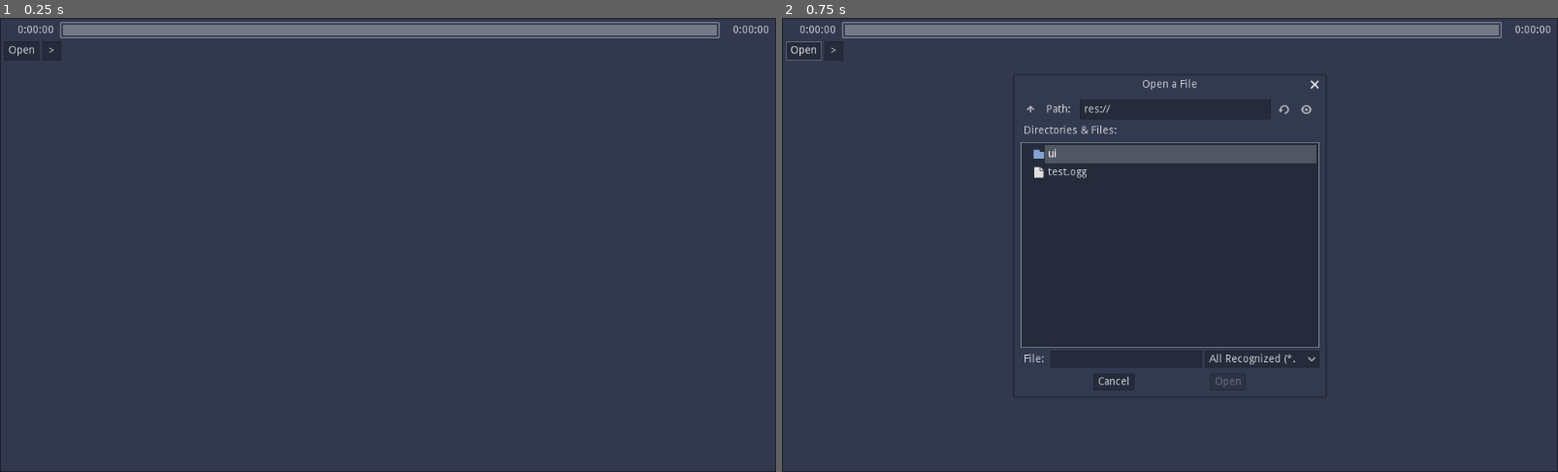
Above: before the commit, frames 1-2 (left to right).
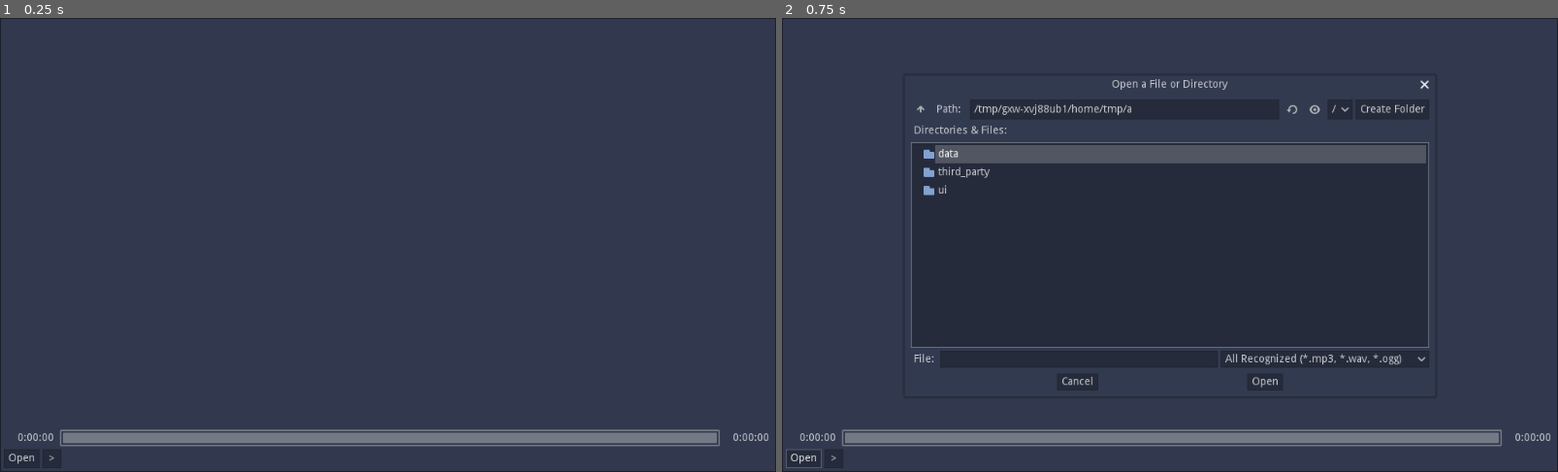
Above: after the commit, the same moments.

Repository: Wcubed/simple_music_player
Game: Godot game, scene res://ui/main.tscn
The game is run twice, just before and just after one commit, with the same random seed, the same clock (stepped at 60 frames per second) and the same inputs.
Inputs:
- Up to frame 1 (0.25 s): no input
- Up to frame 2 (0.75 s): click "Open" at 0.5 s

The runs differ from the first frame. In frame 1, 5.7% of the frame differs, in the area x 0-99%, y 0-100%; in frame 2, 8.6%.

Commit message:
+ Can load audio form disk. The pause button however is a bit bugged now.

Diff:
--- /dev/null
+++ b/data/playlist.gd
@@ -0,0 +1,79 @@
+extends Node
+
+const FILE_FILTERS := ["*.mp3", "*.wav", "*.ogg"]
+
+
+var Song := preload("song.gd")
+var _songs := []
+
+var _file_checker := File.new()
+
+var _currently_playing := -1
+
+# Called when the node enters the scene tree for the first time.
+func _ready():
+	pass # Replace with function body.
+
+
+func get_next_song_to_play() -> Object:
+	if _currently_playing < 0 or _currently_playing >= _songs.size() -1:
+		_currently_playing = 0
+	else:
+		_currently_playing += 1
+
+	if _songs.empty():
+		return null
+
+	return _songs[_currently_playing]
+
+
+func add_song(path: String):
+	if not _file_matches_filters(path):
+		print("File does not have a recognized extension, skipping: '%s'" % path)
+		return
+	if not _file_checker.file_exists(path):
+		print("File does not exist, skipping: '%s'" % path)
+		return
+
+	path = ProjectSettings.globalize_path(path)
+
+	# Check for duplicates
+	# TODO: can we do a quicker check, with a dictionary or something?
+	for song in _songs:
+		if song.path == path:
+			return
+
+	print("Adding: '%s'" % path)
+	var song := Song.new(path, path.get_file())
+	_songs.append(song)
+
+
+func add_songs(paths: Array):
+	for path in paths:
+		add_song(path)
+
+
+func add_songs_from_directory(path: String):
+	var dir := Directory.new()
+	dir.open(path)
+
+	dir.list_dir_begin(true)
+	var result := {}
+	while true:
+		var file: String = dir.get_next()
+		if file == "":
+			break
+		if _file_matches_filters(file):
+			add_song(path + "/" + file)
+
+	dir.list_dir_end()
+	return result
+
+
+func _file_matches_filters(path: String) -> bool:
+	var valid := false
+	for filter in FILE_FILTERS:
+		if path.matchn(filter):
+			valid = true
+			break
+	return valid
--- /dev/null
+++ b/data/playlist.tscn
@@ -0,0 +1,8 @@
+[gd_scene load_steps=2 format=2]
+
+[ext_resource path="res://data/playlist.gd" type="Script" id=1]
+
+[node name="Playlist" type="Node"]
+script = ExtResource( 1 )
+
+[node name="AudioImporter" type="Node" parent="."]
--- /dev/null
+++ b/data/song.gd
@@ -0,0 +1,8 @@
+extends Object
+
+var path: String
+var title: String
+
+func _init(new_path: String, new_title: String):
+	path = new_path
+	title = new_title
--- a/ui/main.gd
+++ b/ui/main.gd
@@ -1,37 +1,42 @@
 extends PanelContainer
-
-
-const FILE_FILTERS := ["*.mp3", "*.wav", "*.ogg"]
-
 
 var _stream_total_length: float = 0
 var _playback_time: float = 0
 
+onready var _playlist := $Playlist
+onready var _audio_importer := $AudioImporter
 
 onready var _stream_player := $AudioStreamPlayer
 onready var _update_timer := $UpdateTimer
 
-onready var _playback_controls := $PlaybackControls
+onready var _playback_controls := $VBoxContainer/PlaybackControls
 
-onready var _file_dialog := $FileDialog
+onready var _song_load_dialog := $SongLoadDialog
 
 
 # Called when the node enters the scene tree for the first time.
 func _ready():
-	_file_dialog.filters = FILE_FILTERS
+	_song_load_dialog.filters = _playlist.FILE_FILTERS
 
 
 func _show_file_popup():
-	_file_dialog.popup_centered(Vector2(410, 400))
+	_song_load_dialog.popup_centered(Vector2(700, 400))
 
 
-func _play_audio_file(path: String):
-	var audio_stream: AudioStream = load(path)
+func _play_next_song():
+	_play_song(_playlist.get_next_song_to_play())
+
+
+func _play_song(song: Object):
+	if song == null:
+		return
+
+	var audio_stream: AudioStream = _audio_importer.loadfile(song.path)
 	_stream_player.stream = audio_stream
 	_stream_total_length = audio_stream.get_length()
 	_playback_time = 0
 
-	_playback_controls.update_song_title(path)
+	_playback_controls.update_song_title(song.title)
 	_playback_controls.update_total_time(_stream_total_length)
 	_playback_controls.update_time_playing(_playback_time)
 
@@ -40,6 +45,7 @@
 
 func _play_audio():
 	if _stream_player.stream == null:
+		call_deferred("_play_next_song")
 		return
 
 	_update_timer.start()
@@ -59,10 +65,7 @@
 
 
 func _audio_finished():
-	_pause_audio()
-	# Show the progress as fininshed, but start from the beginning next time
-	_playback_controls.update_time_playing(_playback_time)
-	_playback_time = 0
+	_play_next_song()
 
 
 func _seek_timecode(seconds: float):
@@ -102,9 +105,6 @@
 	_seek_timecode(seconds)
 
 
-func _on_FileDialog_file_selected(path: String):
-	_play_audio_file(path)
-
 
 func _on_PlaybackControls_open_file_requested():
 	_show_file_popup()
@@ -112,3 +112,15 @@
 
 func _on_AudioStreamPlayer_finished():
 	_audio_finished()
+
+
+func _on_SongLoadDialog_file_selected(path: String):
+	_playlist.add_song(path)
+
+
+func _on_SongLoadDialog_files_selected(paths: Array):
+	_playlist.add_songs(paths)
+
+
+func _on_SongLoadDialog_dir_selected(dir: String):
+	_playlist.add_songs_from_directory(dir)
--- a/ui/main.tscn
+++ b/ui/main.tscn
@@ -1,8 +1,11 @@
-[gd_scene load_steps=4 format=2]
+[gd_scene load_steps=7 format=2]
 
 [ext_resource path="res://ui/main.gd" type="Script" id=1]
 [ext_resource path="res://ui/playback_controls.tscn" type="PackedScene" id=2]
 [ext_resource path="res://ui/resources/main_theme.theme" type="Theme" id=3]
+[ext_resource path="res://ui/playlist_ui.tscn" type="PackedScene" id=4]
+[ext_resource path="res://data/playlist.gd" type="Script" id=5]
+[ext_resource path="res://third_party/GDScriptAudioImport.gd" type="Script" id=6]
 
 [node name="Main" type="PanelContainer"]
 anchor_right = 1.0
@@ -12,32 +15,54 @@
 "_edit_use_anchors_": false
 }
 
+[node name="Playlist" type="Node" parent="."]
+script = ExtResource( 5 )
+
+[node name="AudioImporter" type="Node" parent="."]
+script = ExtResource( 6 )
+
 [node name="AudioStreamPlayer" type="AudioStreamPlayer" parent="."]
 
 [node name="UpdateTimer" type="Timer" parent="."]
 wait_time = 0.2
 
-[node name="PlaybackControls" parent="." instance=ExtResource( 2 )]
-anchor_right = 0.0
-anchor_bottom = 0.0
+[node name="VBoxContainer" type="VBoxContainer" parent="."]
 margin_left = 5.0
 margin_top = 5.0
 margin_right = 1019.0
 margin_bottom = 595.0
 
-[node name="FileDialog" type="FileDialog" parent="."]
+[node name="PlaylistUi" parent="VBoxContainer" instance=ExtResource( 4 )]
+anchor_right = 0.0
+anchor_bottom = 0.0
+margin_right = 1014.0
+margin_bottom = 535.0
+
+[node name="PlaybackControls" parent="VBoxContainer" instance=ExtResource( 2 )]
+anchor_right = 0.0
+anchor_bottom = 0.0
+margin_top = 539.0
+margin_right = 1014.0
+margin_bottom = 590.0
+
+[node name="SongLoadDialog" type="FileDialog" parent="."]
 margin_left = 5.0
 margin_top = 5.0
 margin_right = 1019.0
 margin_bottom = 595.0
 theme = ExtResource( 3 )
-window_title = "Open a File"
+window_title = "Open a File or Directory"
 resizable = true
-mode = 0
+mode = 3
+access = 2
+current_dir = "/WybeData/Projects/Godot/Programs/simple_music_player"
+current_path = "/WybeData/Projects/Godot/Programs/simple_music_player/"
 [connection signal="finished" from="AudioStreamPlayer" to="." method="_on_AudioStreamPlayer_finished"]
 [connection signal="timeout" from="UpdateTimer" to="." method="_on_UpdateTimer_timeout"]
-[connection signal="open_file_requested" from="PlaybackControls" to="." method="_on_PlaybackControls_open_file_requested"]
-[connection signal="pause_requested" from="PlaybackControls" to="." method="_on_PlaybackControls_pause_requested"]
-[connection signal="play_requested" from="PlaybackControls" to="." method="_on_PlaybackControls_play_requested"]
-[connection signal="seek_requested" from="PlaybackControls" to="." method="_on_PlaybackControls_seek_requested"]
-[connection signal="file_selected" from="FileDialog" to="." method="_on_FileDialog_file_selected"]
+[connection signal="open_file_requested" from="VBoxContainer/PlaybackControls" to="." method="_on_PlaybackControls_open_file_requested"]
+[connection signal="pause_requested" from="VBoxContainer/PlaybackControls" to="." method="_on_PlaybackControls_pause_requested"]
+[connection signal="play_requested" from="VBoxContainer/PlaybackControls" to="." method="_on_PlaybackControls_play_requested"]
+[connection signal="seek_requested" from="VBoxContainer/PlaybackControls" to="." method="_on_PlaybackControls_seek_requested"]
+[connection signal="dir_selected" from="SongLoadDialog" to="." method="_on_SongLoadDialog_dir_selected"]
+[connection signal="file_selected" from="SongLoadDialog" to="." method="_on_SongLoadDialog_file_selected"]
+[connection signal="files_selected" from="SongLoadDialog" to="." method="_on_SongLoadDialog_files_selected"]
--- /dev/null
+++ b/ui/playlist_entry.tscn
@@ -0,0 +1,10 @@
+[gd_scene format=2]
+
+[node name="PlaylistEntry" type="HBoxContainer"]
+anchor_right = 1.0
+anchor_bottom = 1.0
+
+[node name="Title" type="Label" parent="."]
+margin_top = 289.0
+margin_right = 8.0
+margin_bottom = 311.0
--- /dev/null
+++ b/ui/playlist_ui.tscn
@@ -0,0 +1,17 @@
+[gd_scene format=2]
+
+[node name="PlaylistUi" type="VBoxContainer"]
+anchor_right = 1.0
+anchor_bottom = 1.0
+size_flags_vertical = 3
+__meta__ = {
+"_edit_use_anchors_": false
+}
+
+[node name="ScrollContainer" type="ScrollContainer" parent="."]
+margin_right = 1024.0
+scroll_horizontal_enabled = false
+
+[node name="VBoxContainer" type="VBoxContainer" parent="ScrollContainer"]
+margin_right = 1024.0
+size_flags_horizontal = 3
Binary file changed: icon.png
Not shown, removed: test.ogg.import
Not shown, added: third_party/GDScriptAudioImport.gd
Not shown, added: LICENSE
Not shown, changed: README.md
